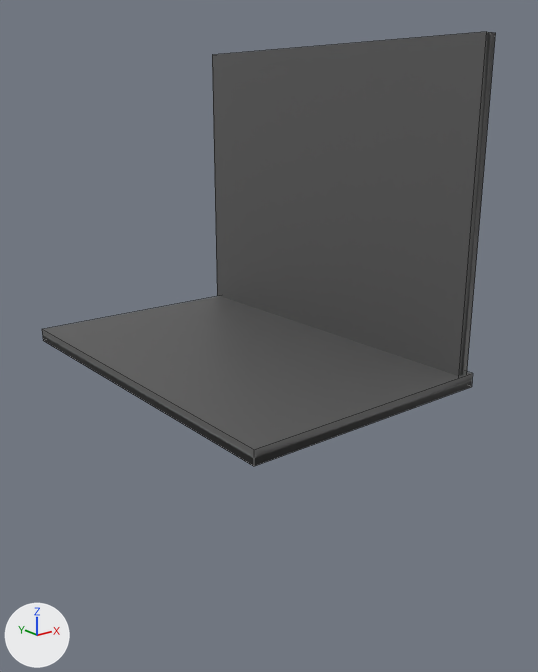
Two versions of the FBX model VANHASSEL_CLARA/MESHES/SM_PC.fbx, one commit apart.
Both versions are drawn from a camera (50 mm lens) standing at (-0.516, -0.709, 0.306) and looking at (0.02, -0.038, 0.038). The lights are fixed; the arrows at lower left show +X, +Y and +Z. Mesh edges are drawn as thin lines. Where no turn or scale is listed for an object, it has been applied to the vertices.

In view in the first picture: 'SM_PC'.
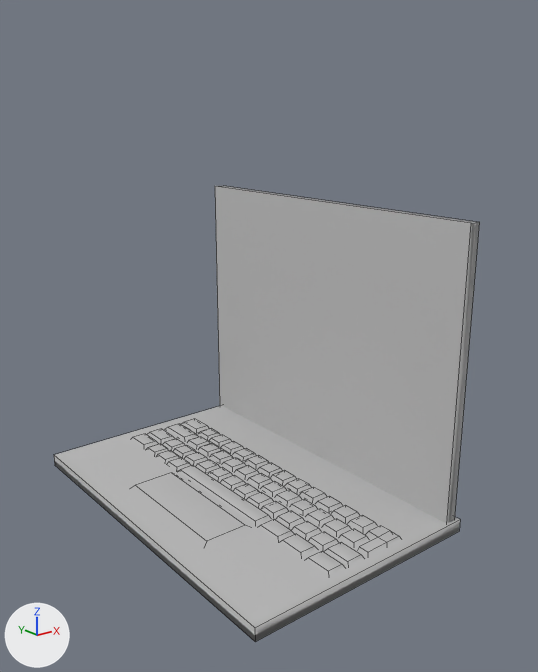
Pixel boxes [x1, y1, x2, y2] of what changed, in the pictures (538 x 672 px; the box of a moved part takes in the faces that stretch with it):
'SM_PC', reshaped (6% narrower): before [42, 32, 496, 466]; after [54, 186, 480, 642]
part 1 of me_mesh, moved or reshaped: before [42, 296, 473, 466]; after [54, 406, 460, 642]
part 2 of me_mesh, moved or reshaped: before [212, 32, 496, 376]; after [215, 186, 480, 523]
part 3 of me_mesh, added: after [132, 419, 400, 574]

Diff of the bpy script that builds the scene:
```diff
--- a/VANHASSEL_CLARA/MESHES/SM_PC.fbx.py
+++ b/VANHASSEL_CLARA/MESHES/SM_PC.fbx.py
@@ mat_texture @@
+mat_texture = principled_material('TEXTURE')
+mat_texture.base_color = (0.5, 0.5, 0.5)  # grey #bcbcbc
@@ me_mesh @@
 # used by ob_sm_pc; location = (0.0, 0.0, 0.0)
-me_mesh.from_pydata(...)  # 16 vertices, 12 faces; spans x -0.155..0.155, y -0.237..0.237, z 0.0..0.372
-me_mesh.materials.append(mat_lambert3)  # dark grey #5a5a5a
+me_mesh.from_pydata(...)  # 424 vertices, 320 faces; spans x -0.155..0.155, y -0.237..0.237, z -0.186..0.186
+# me_mesh part 1: the loose piece of 8 vertices spanning x -0.155..0.155, y -0.237..0.23, z 0.0..0.016 is moved by (0.0, 0.0, -0.186), in mat_texture (grey #bcbcbc)
+# me_mesh part 2: the loose piece of 8 vertices spanning x 0.135..0.151, y -0.233..0.237, z 0.011..0.372 is moved by (0.0, 0.0, -0.186), in mat_texture (grey #bcbcbc)
+# me_mesh part 3: 408 vertices added at x -0.117..0.071, y -0.22..0.213, z -0.173..-0.168
+me_mesh.materials.append(mat_texture)  # grey #bcbcbc
```
